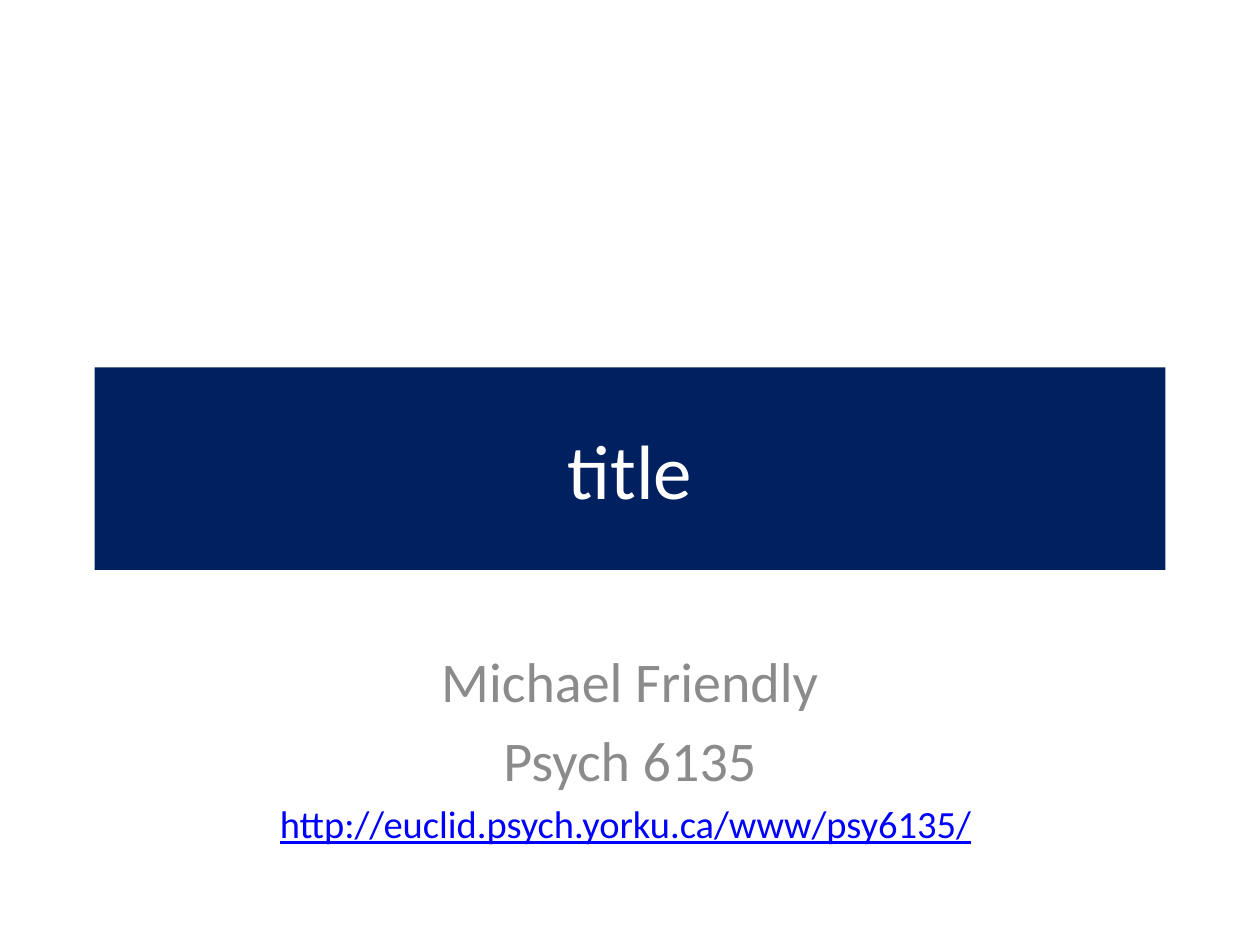
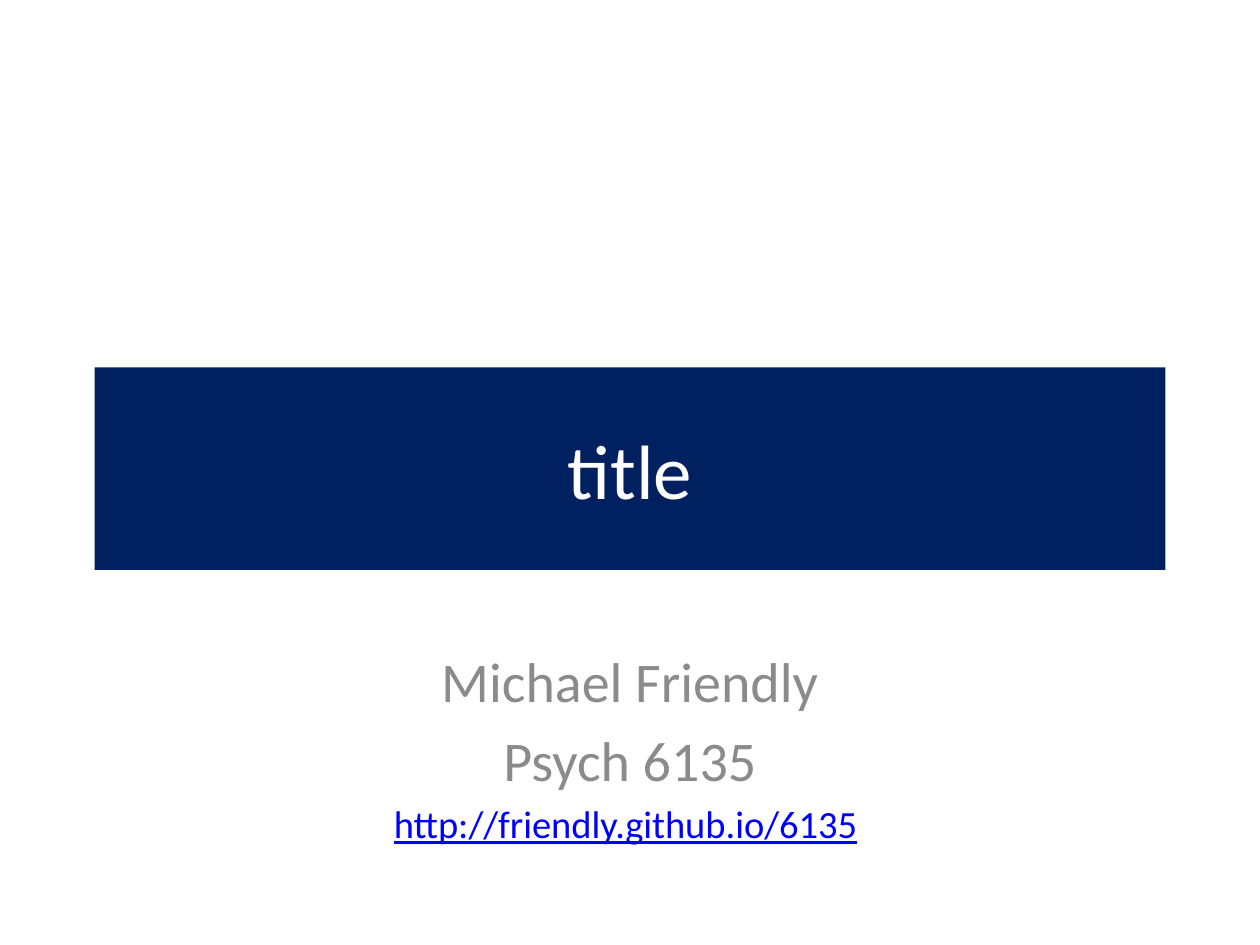
Before and after one commit to friendly/6135, a slide deck: slide 1 of lectures/lecture-template.pptx. Drawn at 1260x945 pixels with LibreOffice and Linux fonts; fonts in the diff are those of the drawing. Boxes give left, top, right and bottom in pixels: in the first picture for what was removed or moved away, otherwise in the second. Text is boxed around its words. In the diff, an @@ line names an element or a change of style, - is before the commit and + after.

Commit message:
update lectures

```diff
--- a/lectures/lecture-template.pptx
+++ b/lectures/lecture-template.pptx
@@ subtitle at (394, 811, 857, 845): text changed @@
-http://euclid.psych.yorku.ca/www/psy6135/
+http://friendly.github.io/6135
```
Also in this commit, not shown: 8 other files.
